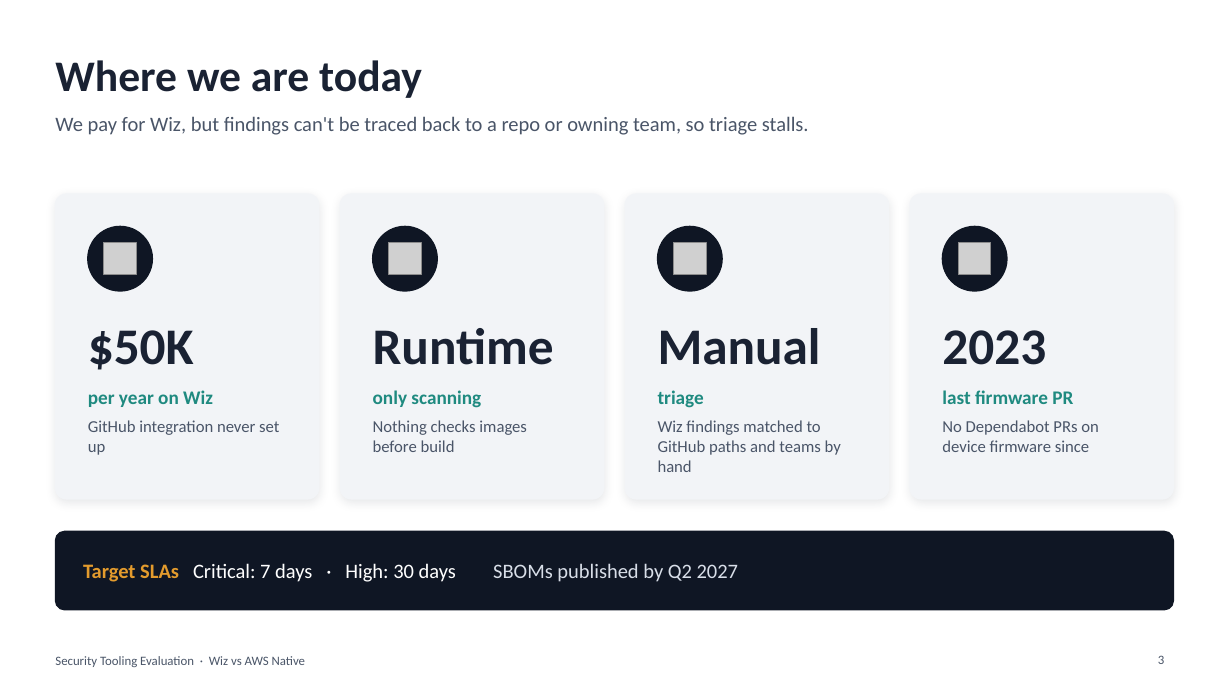
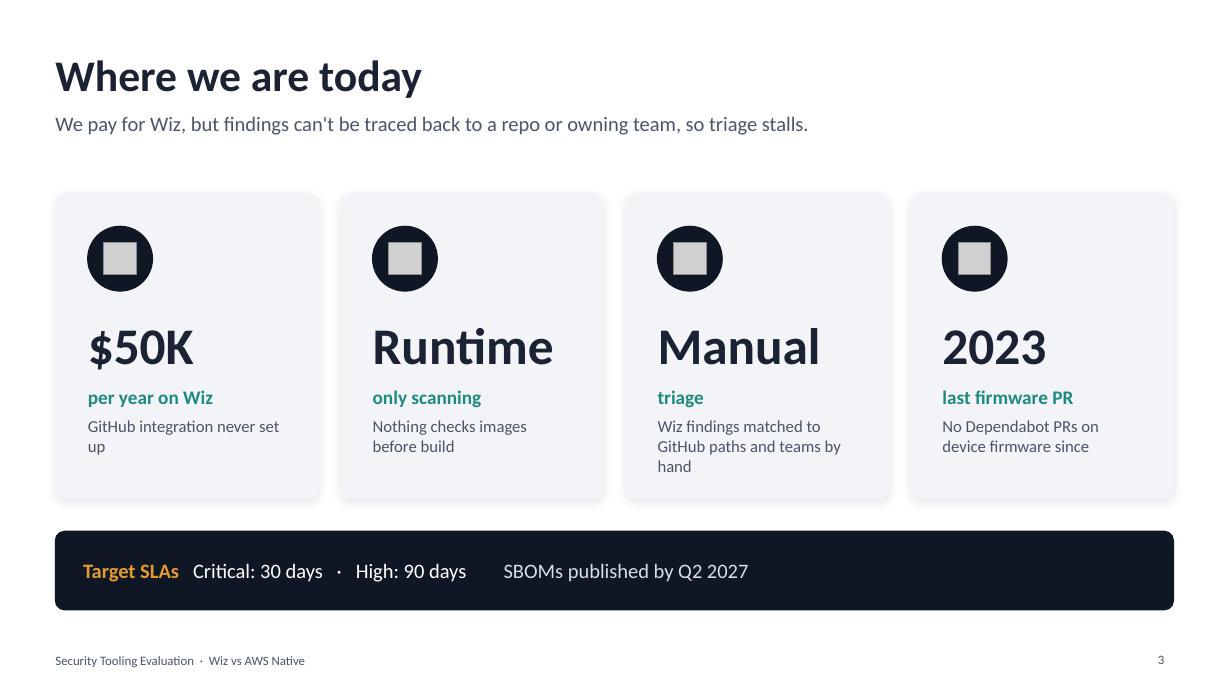
Before and after one commit to ShashikantSingh09/Codes, a slide deck: slide 3 of Security_Tooling_Evaluation_Wiz_vs_AWS_Native.pptx. Drawn at 1232x693 pixels with LibreOffice and Linux fonts; fonts in the diff are those of the drawing; grey boxes stand for pictures. Boxes give left, top, right and bottom in pixels: in the first picture for what was removed or moved away, otherwise in the second. Text is boxed around its words. In the diff, an @@ line names an element or a change of style, - is before the commit and + after.

```diff
--- a/Security_Tooling_Evaluation_Wiz_vs_AWS_Native.pptx
+++ b/Security_Tooling_Evaluation_Wiz_vs_AWS_Native.pptx
@@ text at (83,563,748,582): text changed @@
-Target SLAs Critical: 7 days · High: 30 days SBOMs published by Q2 2027
+Target SLAs Critical: 30 days · High: 90 days SBOMs published by Q2 2027
```
Also in this commit, not shown: 2 other slides changed.
